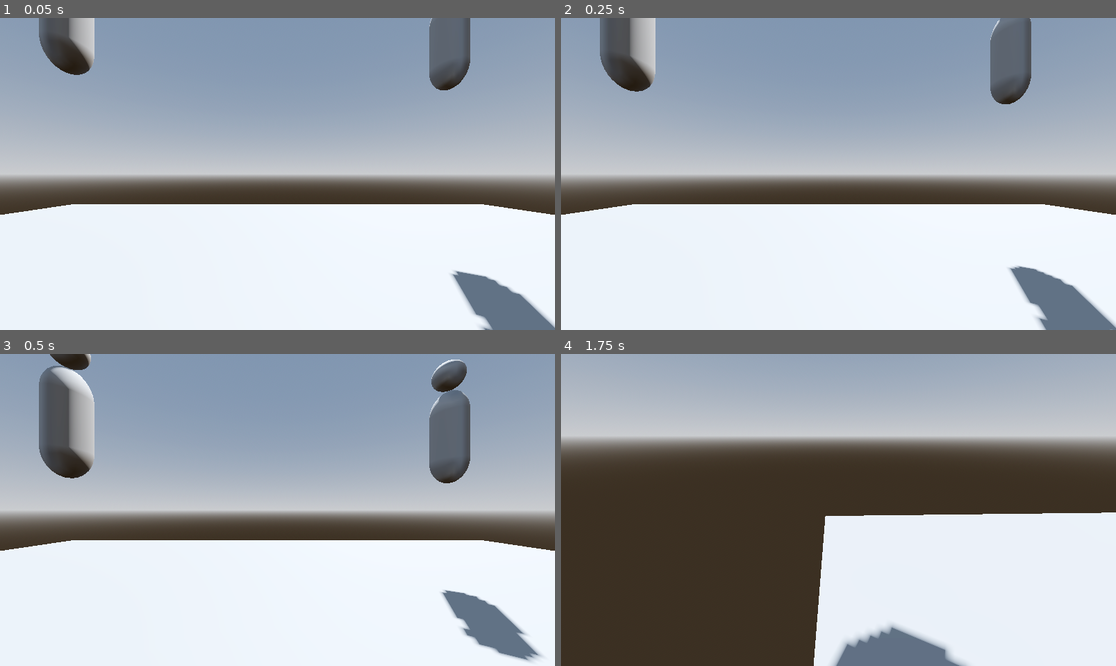
Above: before the commit, frames 1-4 (two rows, left to right).
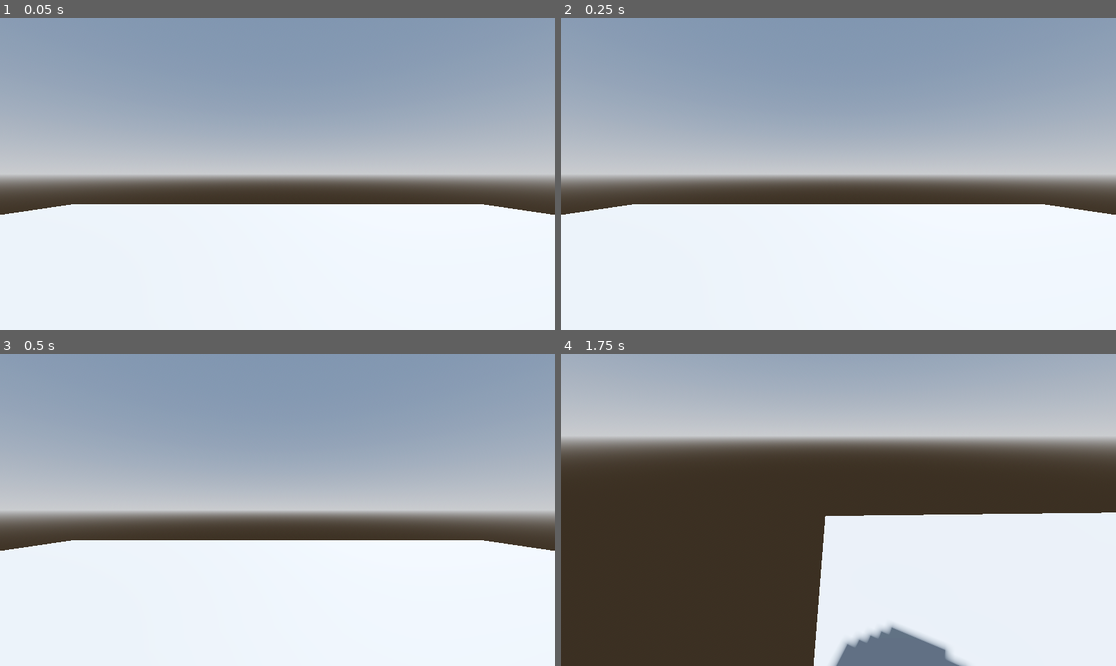
Above: after the commit, the same moments.

Repository: cjpugs/GMTK-Jam-25
Game: Godot game, scene res://scenes/test-level.tscn
Two runs of this game, one before a commit and one after it. Both use one fixed random seed, a clock stepped at 60 frames per second and the inputs below. This scene is started directly instead of the project's main scene.
Inputs (mouse positions are in pixels of both pictures, inside the frame that each line leads up to):
- Up to frame 1 (0.05 s): no input
- Up to frame 2 (0.25 s): no input
- Up to frame 3 (0.5 s): no input
- Up to frame 4 (1.75 s): move the mouse to (960, 494) at 0.52 s; hold Right (move_right) 0.53-1.28 s; click (960, 494) at 0.67 s; move the mouse to (810, 510) at 1.27 s; hold Up (move_forward) from 1.28 s (still down)

The runs differ from the first frame. In frame 1, 5.1% of the frame differs, in the area x 7-100%, y 0-100%; in frame 2, 6.0%; in frame 3, 7.5%, in the area x 7-98%, y 0-99%; in frame 4, nothing differs.

Commit message:
Revert "gravity is toggleable"
This reverts commit 6a064a2679a2a92b119836e1d65b5bc679d6bd8c.

Diff:
--- a/scenes/obstacles/customer.gd
+++ b/scenes/obstacles/customer.gd
@@ -1,13 +1,4 @@
 extends CharacterBody3D
 
-@export var gravity_enabled : bool = false
-@export var gravity = 10
-
-func _physics_process(delta: float) -> void:
-	if gravity_enabled and not is_on_floor():
-		velocity.y -= gravity * delta
-		move_and_slide()
-
-
-func enable_gravity():
-	gravity_enabled = true
+func enable_grav():
+	print("gravity enabled")
--- a/scenes/test-level.tscn
+++ b/scenes/test-level.tscn
@@ -1,7 +1,6 @@
-[gd_scene load_steps=8 format=3 uid="uid://d1o5ma1mhor6v"]
+[gd_scene load_steps=7 format=3 uid="uid://cs1jpi12r1ya"]
 
 [ext_resource type="PackedScene" uid="uid://yo167f7iyygr" path="res://scenes/player/player.tscn" id="1_tny1j"]
-[ext_resource type="PackedScene" uid="uid://cnmcblse6n4sp" path="res://scenes/obstacles/customer.tscn" id="2_qlq2q"]
 
 [sub_resource type="ProceduralSkyMaterial" id="ProceduralSkyMaterial_tny1j"]
 sky_horizon_color = Color(0.662243, 0.671743, 0.686743, 1)
@@ -43,19 +42,3 @@
 
 [node name="CollisionShape3D" type="CollisionShape3D" parent="Ground/StaticBody3D"]
 shape = SubResource("ConcavePolygonShape3D_qlq2q")
-
-[node name="Customer" parent="." instance=ExtResource("2_qlq2q")]
-transform = Transform3D(1, 0, 0, 0, 1, 0, 0, 0, 1, 3.76445, 3.35941, -4.47874)
-gravity_enabled = true
-
-[node name="Customer2" parent="." instance=ExtResource("2_qlq2q")]
-transform = Transform3D(1, 0, 0, 0, 1, 0, 0, 0, 1, -4.63736, 3.35941, 3.38451)
-gravity_enabled = true
-
-[node name="Customer3" parent="." instance=ExtResource("2_qlq2q")]
-transform = Transform3D(1, 0, 0, 0, 1, 0, 0, 0, 1, 4.15026, 3.35941, 3.81553)
-gravity_enabled = true
-
-[node name="Customer4" parent="." instance=ExtResource("2_qlq2q")]
-transform = Transform3D(1, 0, 0, 0, 1, 0, 0, 0, 1, -3.85182, 3.35941, -3.75447)
-gravity_enabled = true
